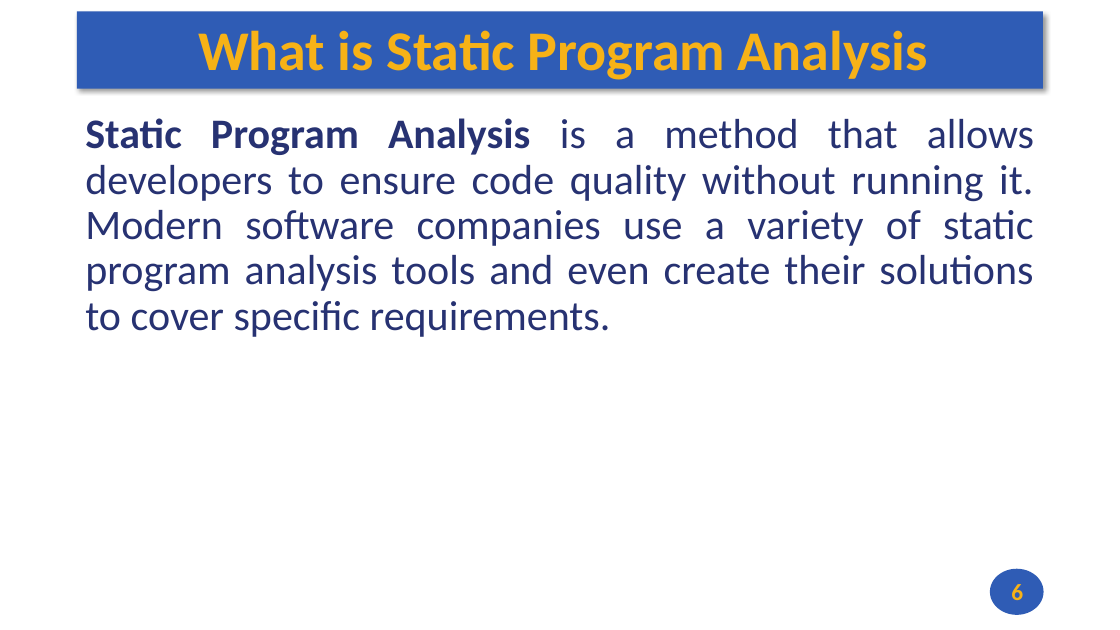
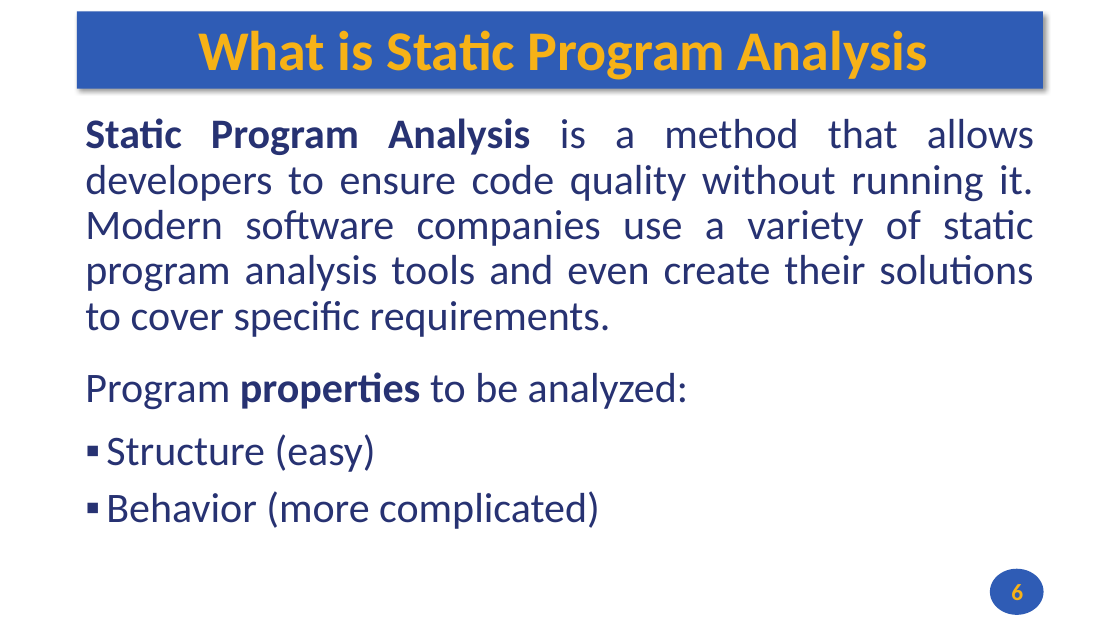
Before and after one commit to andrewt0301/static-analysis-course, a slide deck: slide 6 of docs/lectures/01/slides_01.pptx. Drawn at 1120x630 pixels with LibreOffice and Linux fonts; fonts in the diff are those of the drawing. Boxes give left, top, right and bottom in pixels: in the first picture for what was removed or moved away, otherwise in the second. Text is boxed around its words. In the diff, an @@ line names an element or a change of style, - is before the commit and + after.

Commit message:
Lecture 1

```diff
--- a/docs/lectures/01/slides_01.pptx
+++ b/docs/lectures/01/slides_01.pptx
@@ text at <box>85,372,688,529</box>: paragraphs added @@
+Program properties to be analyzed:
+▪ Structure (easy)
+▪ Behavior (more complicated)
```
Also in this commit, not shown: 3 slides added, 1 other file.
